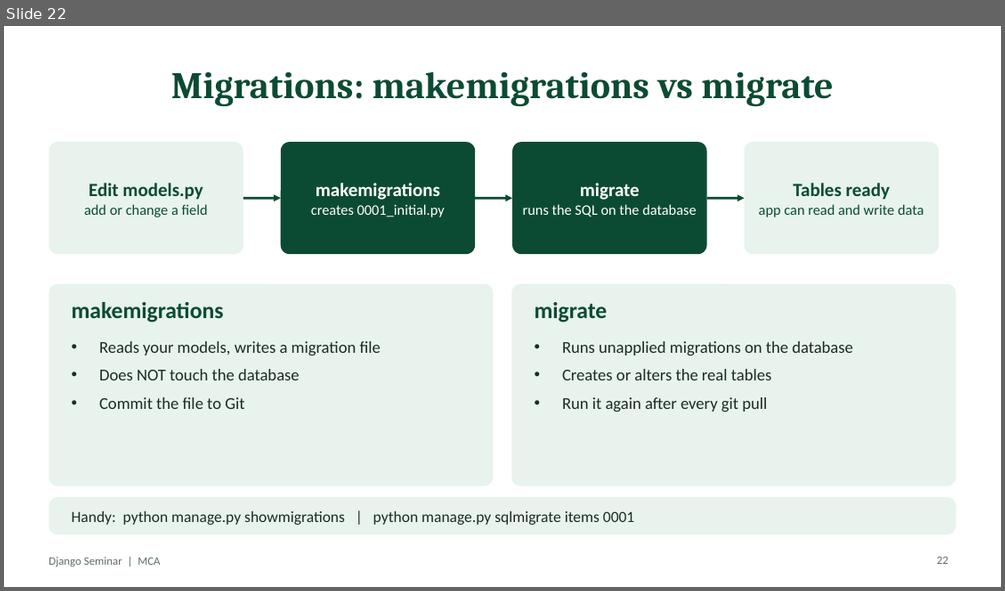
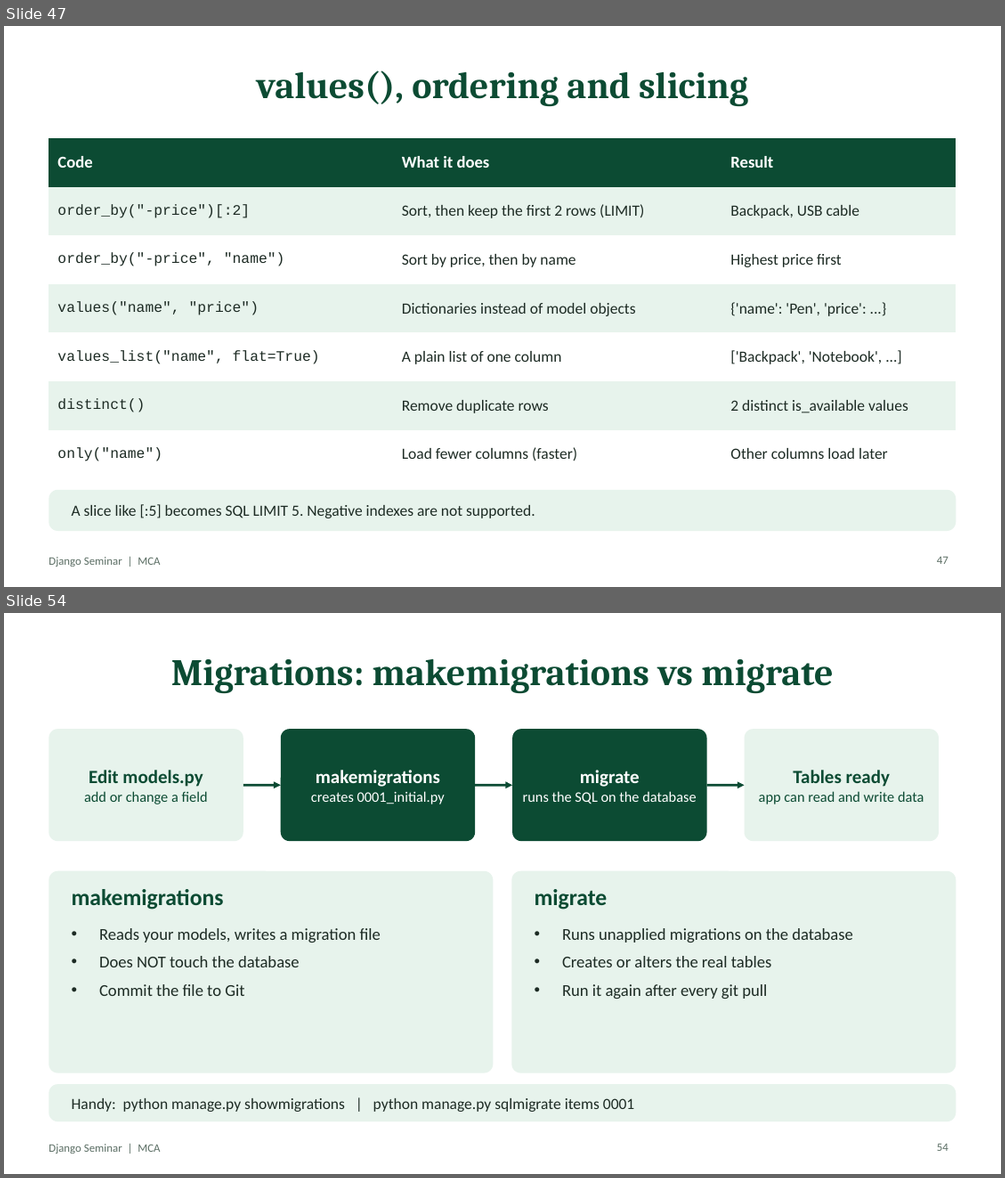
Before and after one commit to MrNihalT/mca, a slide deck: django-seminar/slides/Django-Seminar.pptx. Shown one above the other, each under a label of ours: slide 22 before the commit, slides 47 and 54 after it; the slides between them are not shown. The pictures are 1005x591 and 1005x1178 pixels, drawn with LibreOffice and Linux fonts; fonts in the diff are those of the drawing. Boxes give left, top, right and bottom in pixels: in the first picture for what was removed or moved away, otherwise in the second. Text is boxed around its words. In the diff, an @@ line names an element or a change of style, - is before the commit and + after.

```diff
--- a/django-seminar/slides/Django-Seminar.pptx
+++ b/django-seminar/slides/Django-Seminar.pptx
@@ slide 47 added at (4,26,1001,587), background #FFFFFF; not listed: 1 template element that a slide beside it also shows @@
@@ title added at (256,70,748,107), 36 pt, text #0C4B33, bold @@
+values(), ordering and slicing
@@ table added at (48,138,956,465), 7 rows, 3 columns @@
+Code | What it does | Result
+order_by("-price")[:2] | Sort, then keep the first 2 rows (LIMIT) | Backpack, USB cable
+order_by("-price", "name") | Sort by price, then by name | Highest price first
+values("name", "price") | Dictionaries instead of model objects | {'name': 'Pen', 'price': ...}
+values_list("name", flat=True) | A plain list of one column | ['Backpack', 'Notebook', ...]
+distinct() | Remove duplicate rows | 2 distinct is_available values
+only("name") | Load fewer columns (faster) | Other columns load later
@@ rounded rectangle added at (48,490,956,531), fill #E7F3EC @@
@@ text added at (72,504,535,518), 15 pt, text #1D2B24 @@
+A slice like [:5] becomes SQL LIMIT 5. Negative indexes are not supported.
@@ page number added at (937,556,948,564), 11 pt, text #5B6E64 @@
+47
@@ what was slide 22 is now slide 54 @@
@@ page number at (937,1143,948,1151): text changed @@
-22
+54
```
Also in this commit, not shown: 32 other slides added, 1 slide removed, 1 other file.
